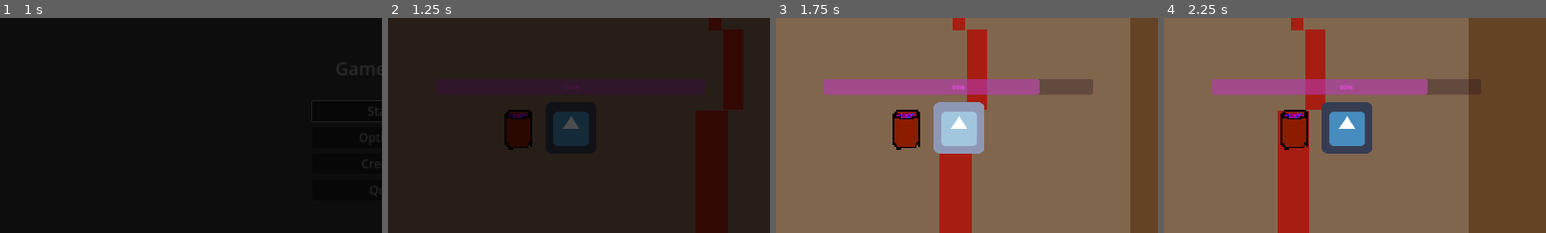
Above: before the commit, frames 1-4 (left to right).
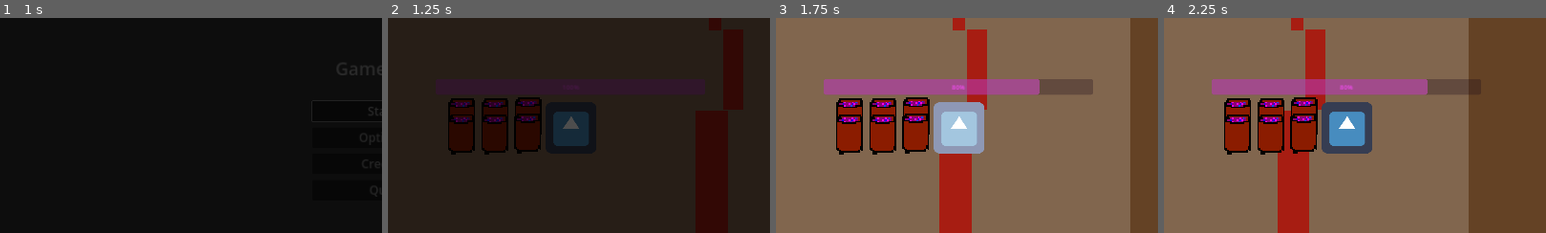
Above: after the commit, the same moments.

Repository: hsandt/ld53
Game: Godot game, scene res://scenes/main_menu_scene.tscn
Same seed, same stepped clock (60 frames per second), same inputs: the game is played once before the commit and once after it. The engine's default icon, where the game draws it, is replaced by a stand-in: a white triangle on a blue panel in a dark square.
Inputs (mouse positions are % of the whole screen's width and height, from its top left):
- Up to frame 1 (1 s): click "Start" at 0.5 s
- Up to frame 2 (1.25 s): no input
- Up to frame 3 (1.75 s): tap Enter (ui_accept) at 1.25, 1.52 s; move the mouse to (72, 45) at 1.27 s; hold Right (ui_right) from 1.28 s (still down); click (72, 45) at 1.42 s
- Up to frame 4 (2.25 s): release Right (ui_right) at 2 s; drag from (30, 55) to (23, 36) at 2.02 s
The pictures show only the part of the screen within x 0-50%, y 24-74%; the shares and areas given below are measured in that part.

Frame 1 is identical in both runs. In frame 2, 2.3% of the frame differs, in the area x 15-41%, y 36-64%; in frame 3, 5.1%; in frame 4, 5.1%.

Commit message:
added other powder barrels

Diff:
--- a/prefabs/ingame/player_character_body_2d.tscn
+++ b/prefabs/ingame/player_character_body_2d.tscn
@@ -48,7 +48,7 @@
 script = ExtResource("6_dru5e")
 
 [node name="powder_1" type="Node2D" parent="cargo"]
-position = Vector2(-130, 7)
+position = Vector2(-106, -24)
 script = ExtResource("6_vdi8d")
 buff = ExtResource("8_ixoul")
 
@@ -56,3 +56,53 @@
 texture_filter = 1
 scale = Vector2(4, 4)
 texture = ExtResource("8_5dtp0")
+
+[node name="powder_2" type="Node2D" parent="cargo"]
+position = Vector2(-189, -22)
+script = ExtResource("6_vdi8d")
+buff = ExtResource("8_ixoul")
+
+[node name="Sprite2D" type="Sprite2D" parent="cargo/powder_2"]
+texture_filter = 1
+scale = Vector2(4, 4)
+texture = ExtResource("8_5dtp0")
+
+[node name="powder_3" type="Node2D" parent="cargo"]
+position = Vector2(-273, -22)
+script = ExtResource("6_vdi8d")
+buff = ExtResource("8_ixoul")
+
+[node name="Sprite2D" type="Sprite2D" parent="cargo/powder_3"]
+texture_filter = 1
+scale = Vector2(4, 4)
+texture = ExtResource("8_5dtp0")
+
+[node name="powder_4" type="Node2D" parent="cargo"]
+position = Vector2(-107, 16)
+script = ExtResource("6_vdi8d")
+buff = ExtResource("8_ixoul")
+
+[node name="Sprite2D" type="Sprite2D" parent="cargo/powder_4"]
+texture_filter = 1
+scale = Vector2(4, 4)
+texture = ExtResource("8_5dtp0")
+
+[node name="powder_5" type="Node2D" parent="cargo"]
+position = Vector2(-190, 18)
+script = ExtResource("6_vdi8d")
+buff = ExtResource("8_ixoul")
+
+[node name="Sprite2D" type="Sprite2D" parent="cargo/powder_5"]
+texture_filter = 1
+scale = Vector2(4, 4)
+texture = ExtResource("8_5dtp0")
+
+[node name="powder_6" type="Node2D" parent="cargo"]
+position = Vector2(-274, 18)
+script = ExtResource("6_vdi8d")
+buff = ExtResource("8_ixoul")
+
+[node name="Sprite2D" type="Sprite2D" parent="cargo/powder_6"]
+texture_filter = 1
+scale = Vector2(4, 4)
+texture = ExtResource("8_5dtp0")
